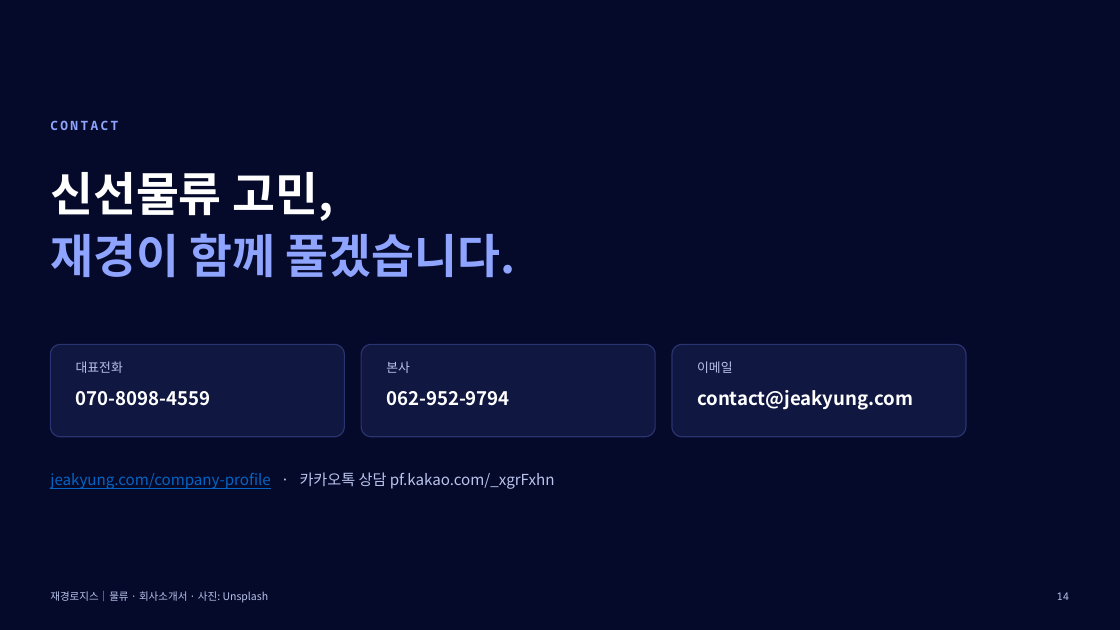
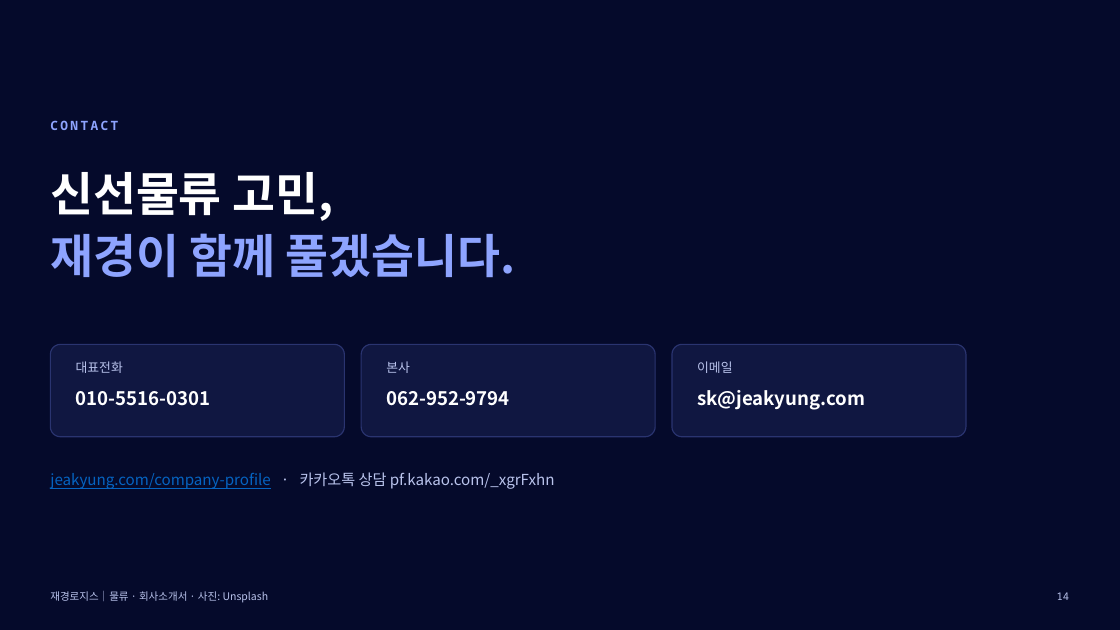
Before and after one commit to playskang-svg/jeakyung-assets, a slide deck: slide 14 of company-profile/jaekyung-company-profile-2026.pptx. Drawn at 1120x630 pixels with LibreOffice and Linux fonts; fonts in the diff are those of the drawing; background and template pictures are left out. Boxes give left, top, right and bottom in pixels: in the first picture for what was removed or moved away, otherwise in the second. Text is boxed around its words. In the diff, an @@ line names an element or a change of style, - is before the commit and + after.

```diff
--- a/company-profile/jaekyung-company-profile-2026.pptx
+++ b/company-profile/jaekyung-company-profile-2026.pptx
@@ text at (76, 391, 211, 406): text changed @@
-070-8098-4559
+010-5516-0301
@@ text at (697, 390, 865, 410): text changed @@
-contact@jeakyung.com
+sk@jeakyung.com
```
Also in this commit, not shown: 2 other slides changed, 21 other files.
